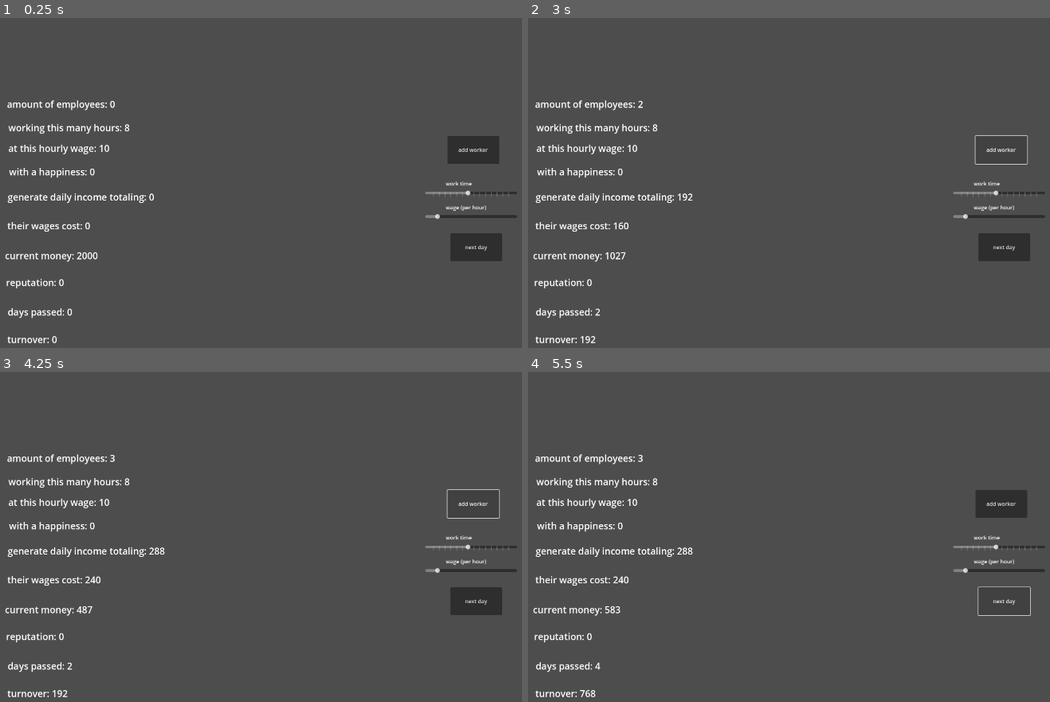
Above: before the commit, frames 1-4 (two rows, left to right).
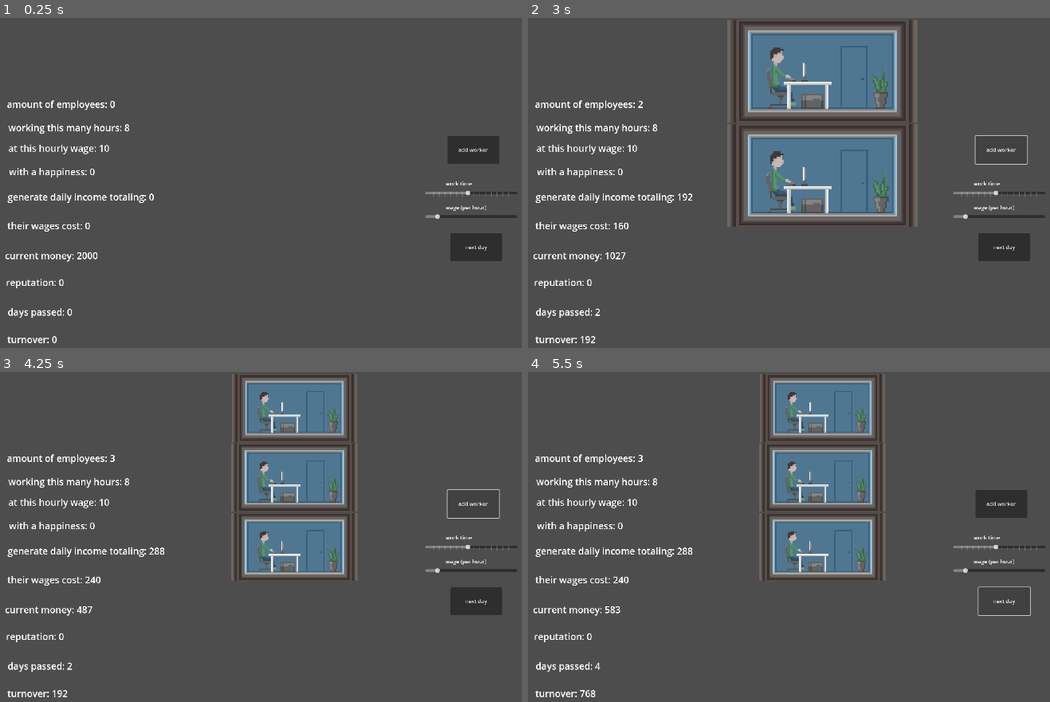
Above: after the commit, the same moments.

Repository: Mag559/GMTK_GameJam2024
Game: Godot game, scene res://UI/in_game_ui.tscn
Two runs of this game, one before a commit and one after it. Both use one fixed random seed, a clock stepped at 60 frames per second and the inputs below.
Inputs:
- Up to frame 1 (0.25 s): no input
- Up to frame 2 (3 s): click "add worker" at 0.5 s; click "next day" at 1.25 s; click "next day" at 2 s; click "add worker" at 2.75 s
- Up to frame 3 (4.25 s): click "add worker" at 3.5 s
- Up to frame 4 (5.5 s): click "next day" at 4.25 s; tap Enter at 5 s

The runs differ from the first frame. In frame 1, 0.6% of the frame differs, in the area x 1-94%, y 24-99%; in frame 2, 18%, in the area x 1-94%, y 0-99%; in frame 3, 12%; in frame 4, 12%.

Commit message:
00,01;19;office-building-proto

Diff:
--- /dev/null
+++ b/EventCentre.gd
@@ -0,0 +1,3 @@
+extends Node
+
+signal new_hire
--- a/StatManager.gd
+++ b/StatManager.gd
@@ -23,6 +23,11 @@
 var employee_cost_mult := 5.0
 var employee_cost_add_on := 500.0
 
+var projects_earned := 0
+var projects_to_choose := 0
+var reputation_required_exponential_base := 3.0
+var reputation_required_add_on := 20.0
+
 
 func get_daily_income() -> float:
 	return employees * pow(work_time * effective_work_time_mult * income_multiplier
@@ -44,6 +49,7 @@
 	money += get_daily_income()
 	money -= get_daily_wages_cost()
 	turnover += get_daily_income()
+	check_if_new_project()
 	days_passed += 1
 
 
@@ -54,3 +60,14 @@
 func hire_new_employee() -> void:
 	money -= get_new_employee_cost()
 	StatManager.employees += 1
+	EventCentre.new_hire.emit()
+
+
+func check_if_new_project() -> void:
+	if reputation > get_reputation_for_new_project():
+		projects_earned += 1
+		projects_to_choose += 1
+
+
+func get_reputation_for_new_project() -> float:
+	return pow(reputation_required_exponential_base, projects_earned) + reputation_required_add_on
--- a/UI/in_game_ui.tscn
+++ b/UI/in_game_ui.tscn
@@ -14,6 +14,7 @@
 [ext_resource type="Script" path="res://UI/reputation_amount.gd" id="10_rltyb"]
 [ext_resource type="Script" path="res://UI/day_amount.gd" id="11_2ix8e"]
 [ext_resource type="Script" path="res://UI/turnover_amount.gd" id="12_7hx4y"]
+[ext_resource type="PackedScene" uid="uid://bu1l4mqnm47v8" path="res://office_building.tscn" id="15_vplvd"]
 
 [node name="InGameUI" type="CanvasLayer"]
 
@@ -245,6 +246,13 @@
 text = "wage (per hour)"
 metadata/_edit_use_anchors_ = true
 
+[node name="ScrollContainer" parent="Control" instance=ExtResource("15_vplvd")]
+layout_mode = 1
+anchor_left = 0.476042
+anchor_top = 0.00555556
+anchor_right = 0.802083
+anchor_bottom = 1.00741
+
 [connection signal="pressed" from="Control/Button" to="Control/Button" method="_on_pressed"]
 [connection signal="pressed" from="Control/Button2" to="Control/Button2" method="_on_pressed"]
 [connection signal="value_changed" from="Control/HSlider" to="Control/HSlider" method="_on_value_changed"]
--- /dev/null
+++ b/office_building.tscn
@@ -0,0 +1,17 @@
+[gd_scene load_steps=2 format=3 uid="uid://bu1l4mqnm47v8"]
+
+[ext_resource type="Script" path="res://work_space_holder.gd" id="1_bjqsy"]
+
+[node name="ScrollContainer" type="ScrollContainer"]
+anchors_preset = -1
+anchor_left = 0.279167
+anchor_top = 0.109259
+anchor_right = 0.564583
+anchor_bottom = 0.92963
+metadata/_edit_use_anchors_ = true
+
+[node name="VBoxContainer" type="VBoxContainer" parent="."]
+layout_mode = 2
+size_flags_horizontal = 3
+size_flags_vertical = 0
+script = ExtResource("1_bjqsy")
--- a/project.godot
+++ b/project.godot
@@ -17,9 +17,15 @@
 
 [autoload]
 
+EventCentre="*res://EventCentre.gd"
 StatManager="*res://StatManager.gd"
 
 [display]
 
 window/size/viewport_width=1920
 window/size/viewport_height=1080
+window/size/mode=3
+
+[rendering]
+
+textures/canvas_textures/default_texture_filter=0
--- /dev/null
+++ b/work_space.tscn
@@ -0,0 +1,16 @@
+[gd_scene load_steps=2 format=3 uid="uid://2pjixssrudnb"]
+
+[ext_resource type="Texture2D" uid="uid://cwo01fhfybbwh" path="res://work_v1.png" id="1_j1nkw"]
+
+[node name="TextureRect" type="TextureRect"]
+anchors_preset = -1
+anchor_right = 0.039
+anchor_bottom = 0.037
+offset_right = 0.119995
+offset_bottom = 0.0400009
+size_flags_horizontal = 3
+size_flags_vertical = 3
+texture = ExtResource("1_j1nkw")
+expand_mode = 1
+stretch_mode = 5
+metadata/_edit_use_anchors_ = true
--- /dev/null
+++ b/work_space_holder.gd
@@ -0,0 +1,14 @@
+extends VBoxContainer
+
+
+var work_space := preload("res://work_space.tscn")
+
+
+func _ready():
+	EventCentre.new_hire.connect(add_work_space)
+
+
+func add_work_space() -> void:
+	var new_work_space : TextureRect = work_space.instantiate()
+	add_child(new_work_space)
+	custom_minimum_size = Vector2(0, StatManager.employees * 9 / 16 * owner.size.x)
Not shown: 1 places in UI/in_game_ui.tscn that only renumber resources
Binary file added: work_v1.png
Not shown, added: work_v1.png.import
